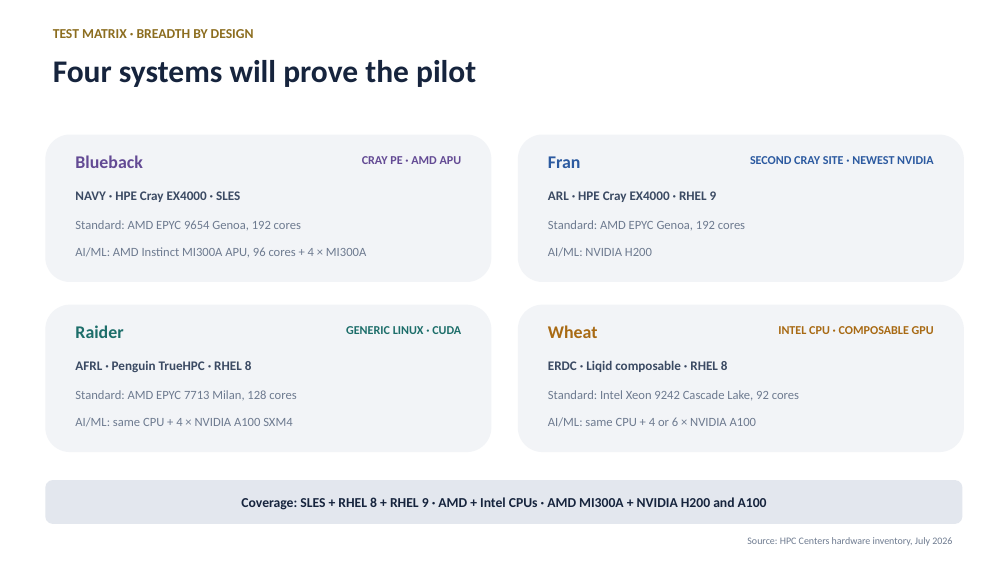
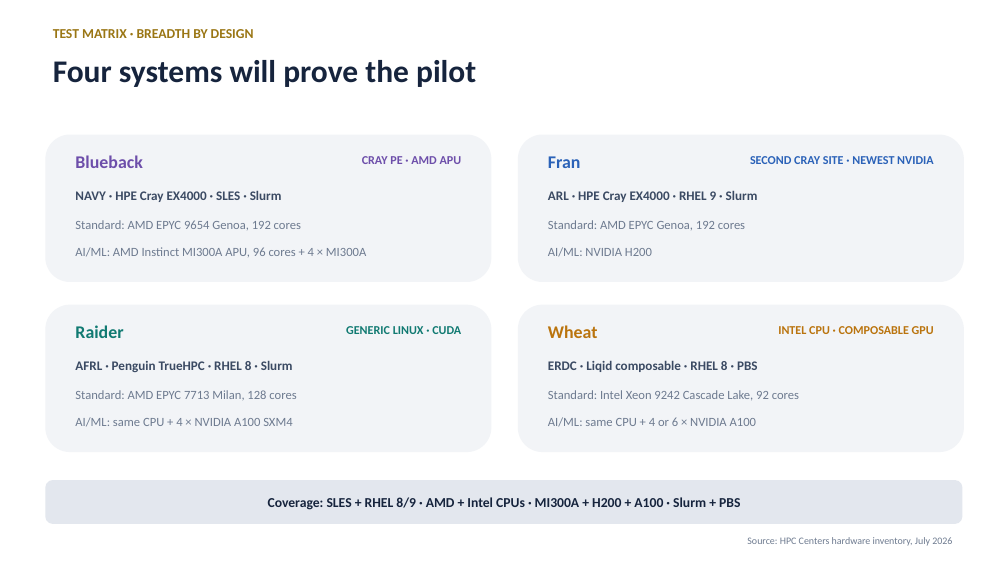
Before and after one commit to ray12514/stack-planning, a slide deck: slide 8 of presentations/cse_lanes_model.pptx. Drawn at 1008x567 pixels with LibreOffice and Linux fonts; fonts in the diff are those of the drawing. Boxes give left, top, right and bottom in pixels: in the first picture for what was removed or moved away, otherwise in the second. Text is boxed around its words. In the diff, an @@ line names an element or a change of style, - is before the commit and + after.

Commit message:
Schedulers on the systems slide; richer palette; map matches the deck
Each system card names its scheduler, since launch mechanics for MPI and
GPU jobs differ by it: Blueback, Fran, and Raider run Slurm, Wheat runs
PBS, and the coverage bar records the Slurm-plus-PBS spread. The palette
gains some saturation over the first navy/gold pass. The placement map's
stylesheet moves to the same palette, light and dark, with the gold
kicker, and ships alongside as a PDF for anyone who prefers one.

```diff
--- a/presentations/cse_lanes_model.pptx
+++ b/presentations/cse_lanes_model.pptx
@@ text "Blueback" at <box>75,155,142,168</box>: text colour #634A94 to #6D4EAA @@
@@ text "CRAY PE · AMD APU" at <box>362,156,462,164</box>: text colour #634A94 to #6D4EAA @@
@@ text "Fran" at <box>548,156,581,168</box>: text colour #2C5AA0 to #2B62B8 @@
@@ text "SECOND CRAY SITE · NEWEST ..." at <box>750,156,933,164</box>: text colour #2C5AA0 to #2B62B8 @@
@@ text at <box>75,190,282,202</box>: text changed @@
-NAVY · HPE Cray EX4000 · SLES
+NAVY · HPE Cray EX4000 · SLES · Slurm
@@ text at <box>548,190,758,202</box>: text changed @@
-ARL · HPE Cray EX4000 · RHEL 9
+ARL · HPE Cray EX4000 · RHEL 9 · Slurm
@@ text "Wheat" at <box>548,325,598,338</box>: text colour #A86A14 to #BA740E @@
@@ text "INTEL CPU · COMPOSABLE GPU" at <box>778,326,934,334</box>: text colour #A86A14 to #BA740E @@
@@ text at <box>75,360,293,372</box>: text changed @@
-AFRL · Penguin TrueHPC · RHEL 8
+AFRL · Penguin TrueHPC · RHEL 8 · Slurm
@@ text at <box>548,360,758,372</box>: text changed @@
-ERDC · Liqid composable · RHEL 8
+ERDC · Liqid composable · RHEL 8 · PBS
@@ text in rounded rectangle at <box>268,497,740,510</box>: text changed @@
-Coverage: SLES + RHEL 8 + RHEL 9 · AMD + Intel CPUs · AMD MI300A + NVIDIA H200 and A100
+Coverage: SLES + RHEL 8/9 · AMD + Intel CPUs · MI300A + H200 + A100 · Slurm + PBS
```
Also in this commit, not shown: 13 other slides changed, 3 other files.
